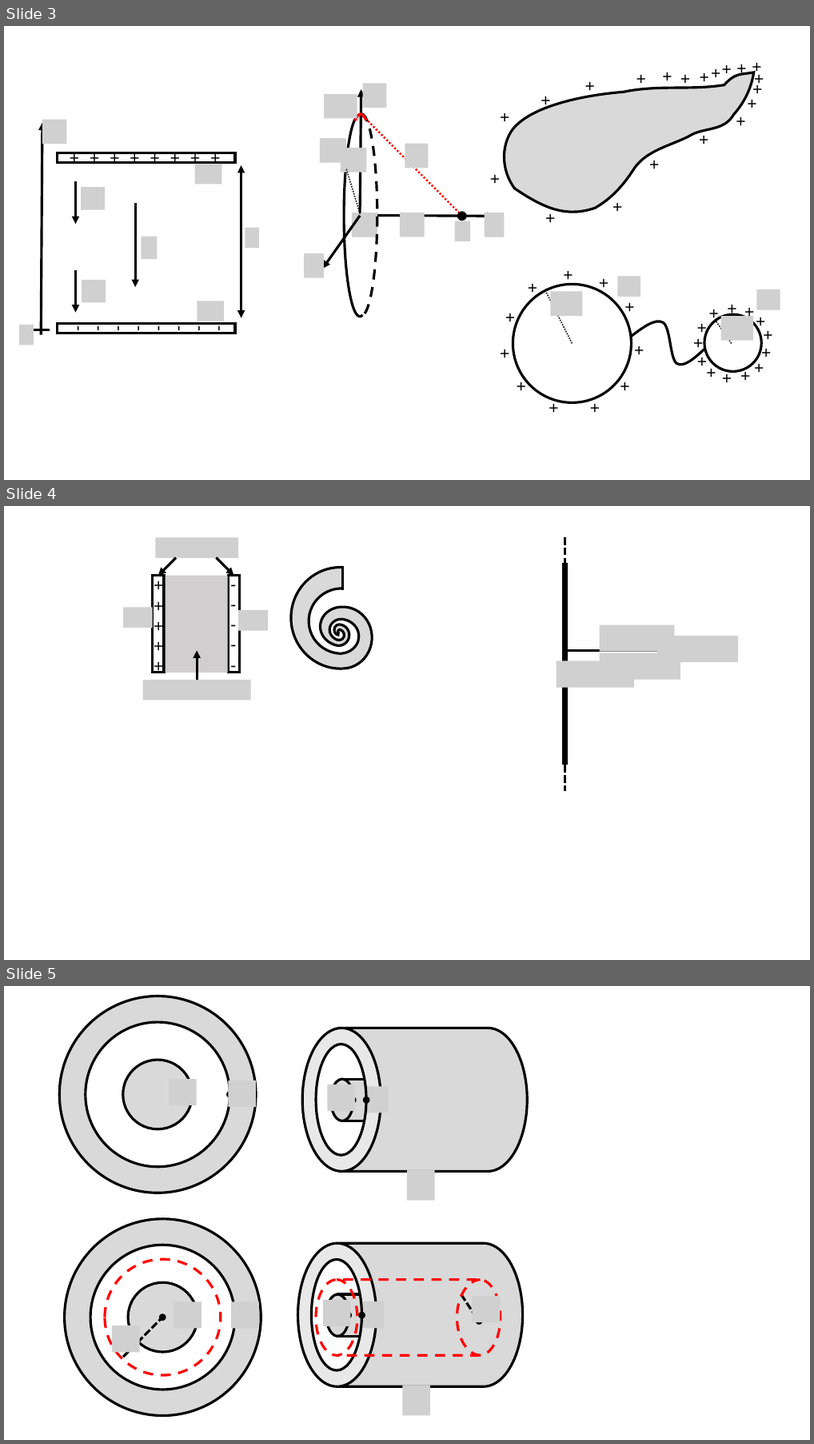
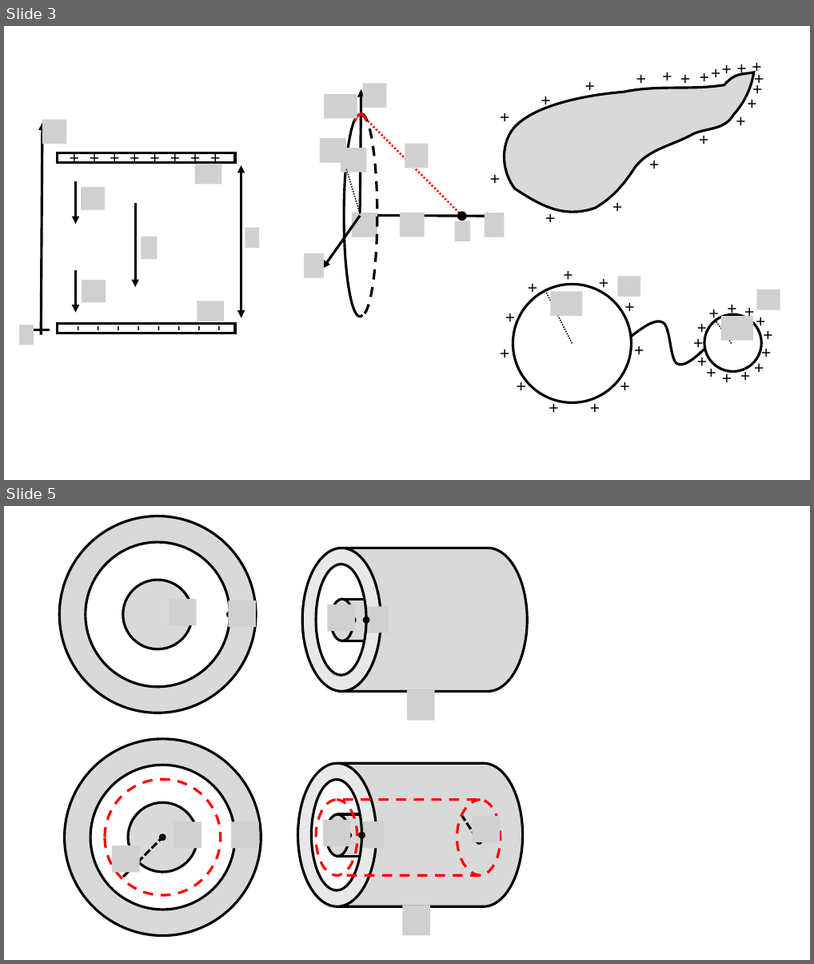
Before and after one commit to OSTP/PhysicsArtofModelling, a slide deck: tex/figures/Potential/Figures.pptx. Shown one above the other, each under a label of ours: slides 3, 4 and 5 before the commit, slides 3 and 5 after it; the slides between them are not shown. The pictures are 814x1444 and 814x964 pixels, drawn with LibreOffice and Linux fonts; fonts in the diff are those of the drawing; grey boxes stand for pictures. Boxes give left, top, right and bottom in pixels: in the first picture for what was removed or moved away, otherwise in the second. Text is boxed around its words. In the diff, an @@ line names an element or a change of style, - is before the commit and + after.

```diff
--- a/tex/figures/Potential/Figures.pptx
+++ b/tex/figures/Potential/Figures.pptx
@@ slide 4 removed at [4, 506, 810, 960], background #FFFFFF @@
@@ picture removed at [155, 537, 238, 558] @@
@@ line removed from (566, 537) to (566, 564) @@
@@ text removed at [148, 572, 169, 680] @@
-+
-+
-+
-+
-+
@@ rectangle removed at [153, 576, 164, 672] @@
@@ arrow removed from (176, 557) to (158, 576) @@
@@ rectangle removed at [166, 576, 228, 672] @@
@@ arrow removed from (216, 557) to (234, 576) @@
@@ text removed at [225, 571, 246, 679] @@
--
--
--
--
--
@@ rectangle removed at [229, 576, 240, 672] @@
@@ rectangle removed at [563, 564, 566, 764] @@
@@ picture removed at [123, 607, 153, 628] @@
@@ picture removed at [238, 610, 268, 631] @@
@@ picture removed at [600, 625, 675, 652] @@
@@ group removed at [287, 564, 394, 672]: 10 arc (boxed as its full ellipse)s, 1 line @@
@@ picture removed at [658, 636, 739, 662] @@
@@ arrow removed from (197, 680) to (197, 651) @@
@@ picture removed at [557, 661, 634, 688] @@
@@ line removed from (566, 651) to (682, 651) @@
@@ picture removed at [600, 653, 681, 680] @@
@@ picture removed at [143, 680, 251, 700] @@
@@ line removed from (566, 765) to (566, 791) @@
```
Also in this commit, not shown: 6 slides added, 2 other slides removed, 40 other files.
